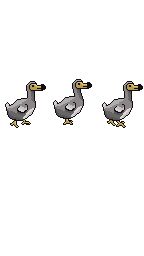
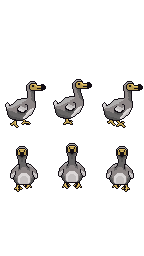
Two versions of the same layered image (144 x 256). Layer-by-layer changes:
painted on "face" over [17, 145, 127, 158]
painted on "wings" over [10, 166, 134, 179]
added layer "head" above "body" over [16, 143, 128, 171]
painted on "body" over [13, 161, 131, 185]
renamed "feet-front" to "feet", painted on it over [10, 143, 130, 192]
